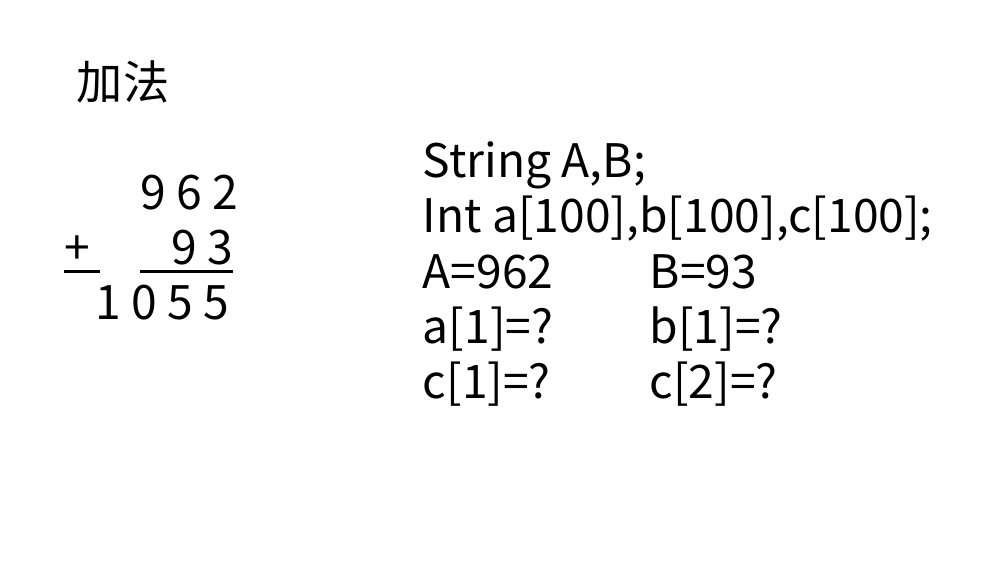
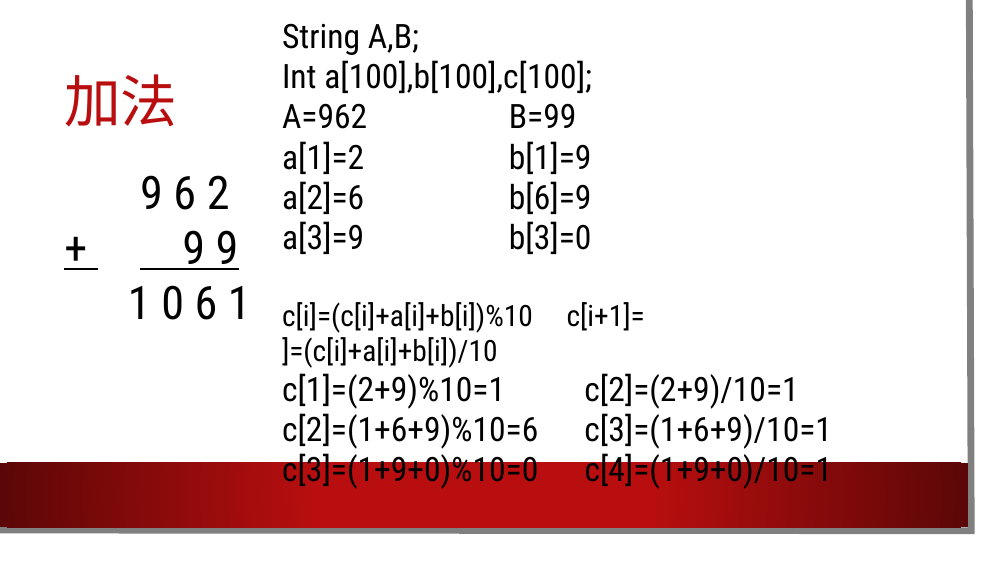
Before and after one commit to Adnios/Class, a slide deck: slide 2 of C++资料包/高精度算法.pptx. Drawn at 1008x567 pixels with LibreOffice and Linux fonts; fonts in the diff are those of the drawing; background and template pictures are left out. Boxes give left, top, right and bottom in pixels: in the first picture for what was removed or moved away, otherwise in the second. Text is boxed around its words. In the diff, an @@ line names an element or a change of style, - is before the commit and + after.

```diff
--- a/C++资料包/高精度算法.pptx
+++ b/C++资料包/高精度算法.pptx
@@ rectangle added at <box>0,0,991,550</box>, fill #FFFFFF @@
@@ freeform shape added at <box>0,0,972,531</box>, outline #808080 6.5 pt @@
@@ text "String A,B;": place and size @@
-text "String A,B;" at <box>423,141,932,406</box>
+text "String A,B;" at <box>282,23,833,489</box>
@@ text at <box>282,23,592,93</box>: size 44 to 32 pt, font Noto Sans CJK SC to Roboto Condensed in "String A,B;", "Int a[100],b[100],c[100];" @@
@@ title "加法": place and size @@
-title "加法" at <box>77,60,169,103</box>
+title "加法" at <box>64,74,177,127</box>
@@ title "加法" at <box>64,74,177,127</box>: size 44 to 54 pt, font Noto Sans CJK SC to Roboto Condensed, text colour #000000 to #B80E0F @@
@@ text at <box>282,103,833,489</box>: text changed; size 44 to 32 pt; font Noto Sans CJK SC to Roboto Condensed @@
-A=962 B=93
-a[1]=? b[1]=?
-c[1]=? c[2]=?
+A=962 B=99
+a[1]=2 b[1]=9
+a[2]=6 b[6]=9
+a[3]=9 b[3]=0
+c[i]=(c[i]+a[i]+b[i])%10 c[i+1]= ]=(c[i]+a[i]+b[i])/10
+c[1]=(2+9)%10=1 c[2]=(2+9)/10=1
+c[2]=(1+6+9)%10=6 c[3]=(1+6+9)/10=1
+c[3]=(1+9+0)%10=0 c[4]=(1+9+0)/10=1
@@ text at <box>140,175,230,210</box>: font Noto Sans CJK SC to Roboto Condensed in "9 6 2" @@
@@ text at <box>128,230,251,320</box>: text changed; font Noto Sans CJK SC to Roboto Condensed @@
-+ 9 3
-1 0 5 5
++ 9 9
+1 0 6 1
@@ rectangle added at <box>0,463,968,527</box>, fill gradient #B80E0F to #5C0707 @@
```
Also in this commit, not shown: 5 other slides changed, 3 other files.
